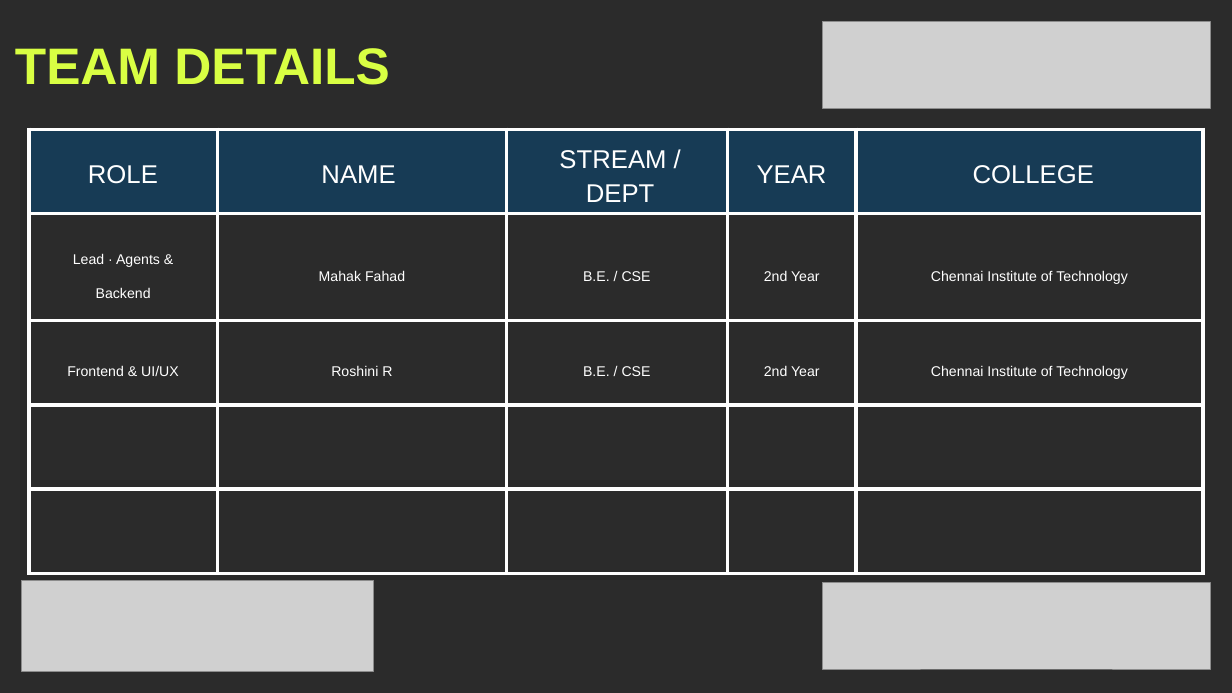
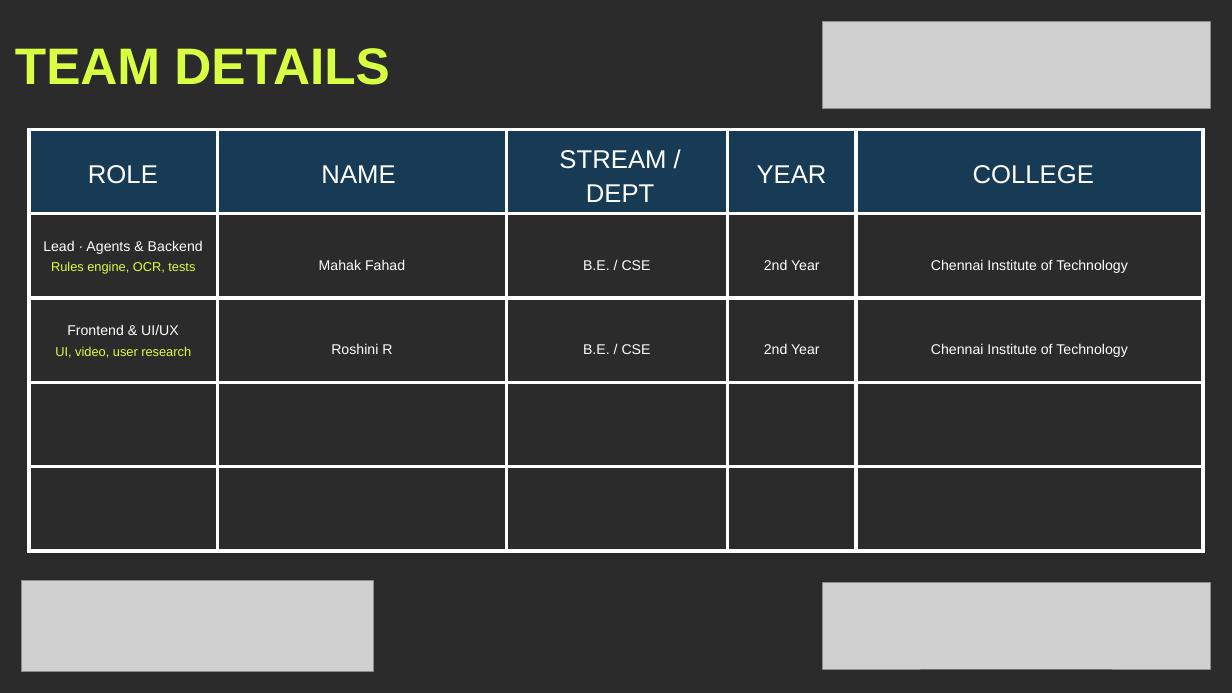
Before and after one commit to mahak867/Golden-Hour, a slide deck: slide 8 of deck/GoldenHour_KHacks4_Submission_Visual.pptx. Drawn at 1232x693 pixels with LibreOffice and Linux fonts; fonts in the diff are those of the drawing; grey boxes stand for pictures; background and template pictures are left out; a plain dark background stands for a picture behind light text. Boxes give left, top, right and bottom in pixels: in the first picture for what was removed or moved away, otherwise in the second. Text is boxed around its words. In the diff, an @@ line names an element or a change of style, - is before the commit and + after.

```diff
--- a/deck/GoldenHour_KHacks4_Submission_Visual.pptx
+++ b/deck/GoldenHour_KHacks4_Submission_Visual.pptx
@@ table at [29,129,1203,551] @@
-row 2, column 1: Lead · Agents & Backend
+row 2, column 1: Lead · Agents & Backend / Rules engine, OCR, tests
-row 3, column 1: Frontend & UI/UX
+row 3, column 1: Frontend & UI/UX / UI, video, user research
```
Also in this commit, not shown: 6 other slides changed, 5 other files.
